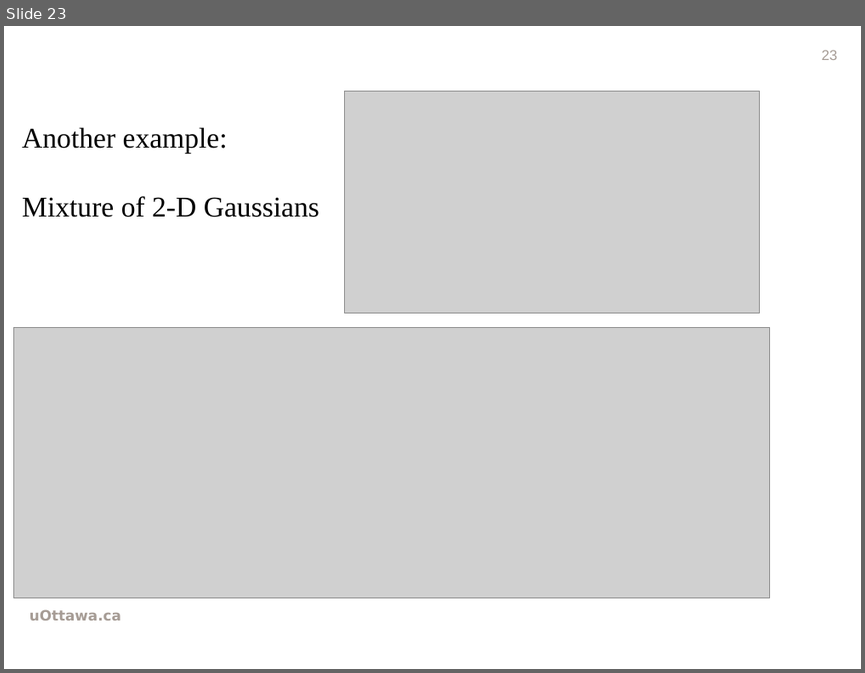
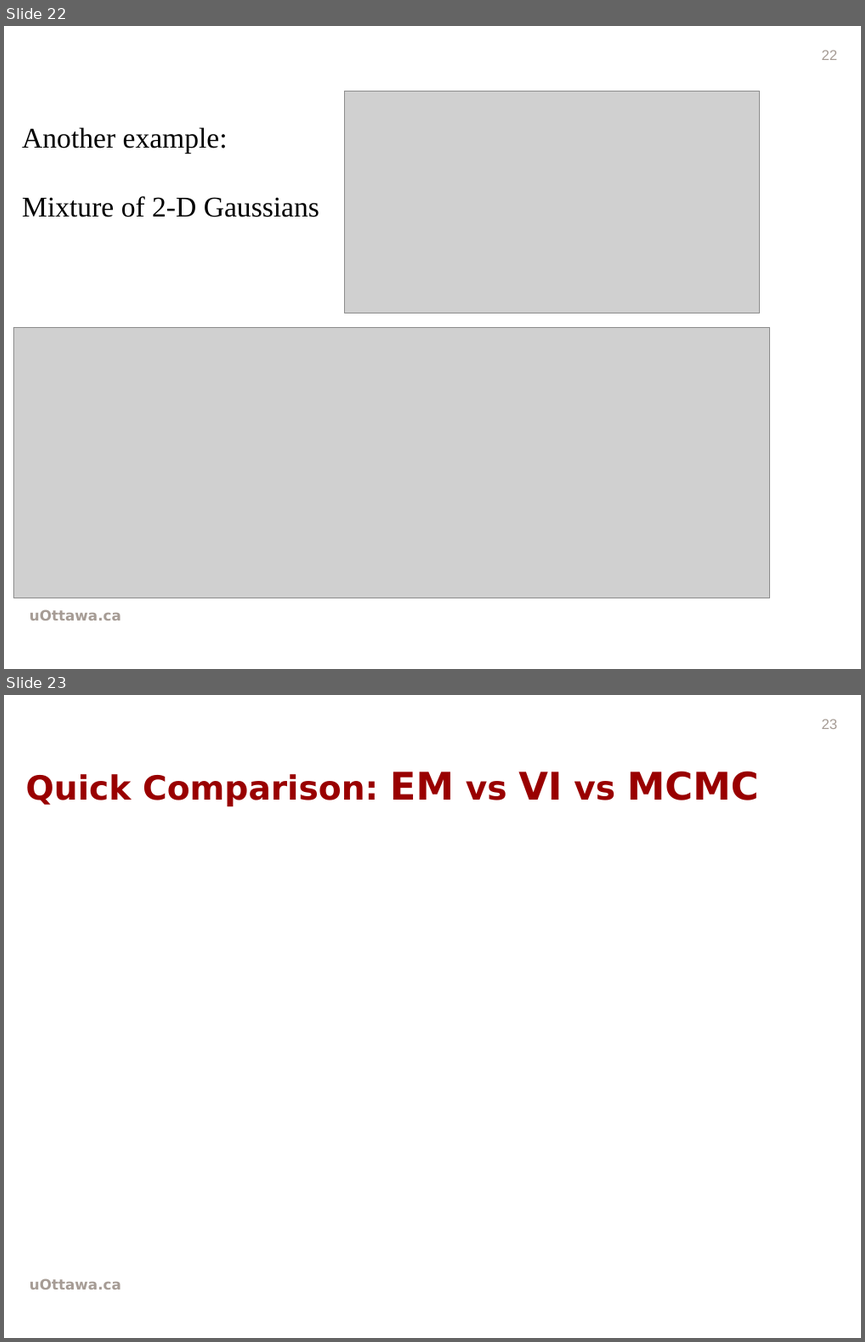
Before and after one commit to wwwmonsterlam/GraphicModelClassifierProject, a slide deck: presentationi.pptx. Shown one above the other, each under a label of ours: slide 23 before the commit, slides 22 and 23 after it. The pictures are 865x673 and 865x1342 pixels, drawn with LibreOffice and Linux fonts; fonts in the diff are those of the drawing; grey boxes stand for pictures; background and template pictures are left out. Boxes give left, top, right and bottom in pixels: in the first picture for what was removed or moved away, otherwise in the second. Text is boxed around its words. In the diff, an @@ line names an element or a change of style, - is before the commit and + after.

```diff
--- a/presentationi.pptx
+++ b/presentationi.pptx
@@ slide 23 added at (4, 695, 861, 1338), background picture (left out); not listed: 1 template element that a slide beside it also shows @@
@@ page number added at (822, 719, 838, 729), 12 pt, text #A69C95 @@
+23
@@ title added at (26, 771, 759, 806), 28 pt, text #990000, bold @@
+Quick Comparison: EM vs VI vs MCMC
@@ what was slide 23 is now slide 22 @@
@@ page number at (822, 50, 838, 60): text changed @@
-23
+22
```
Also in this commit, not shown: 7 slides changed, 4 other slides added, 5 slides removed.
